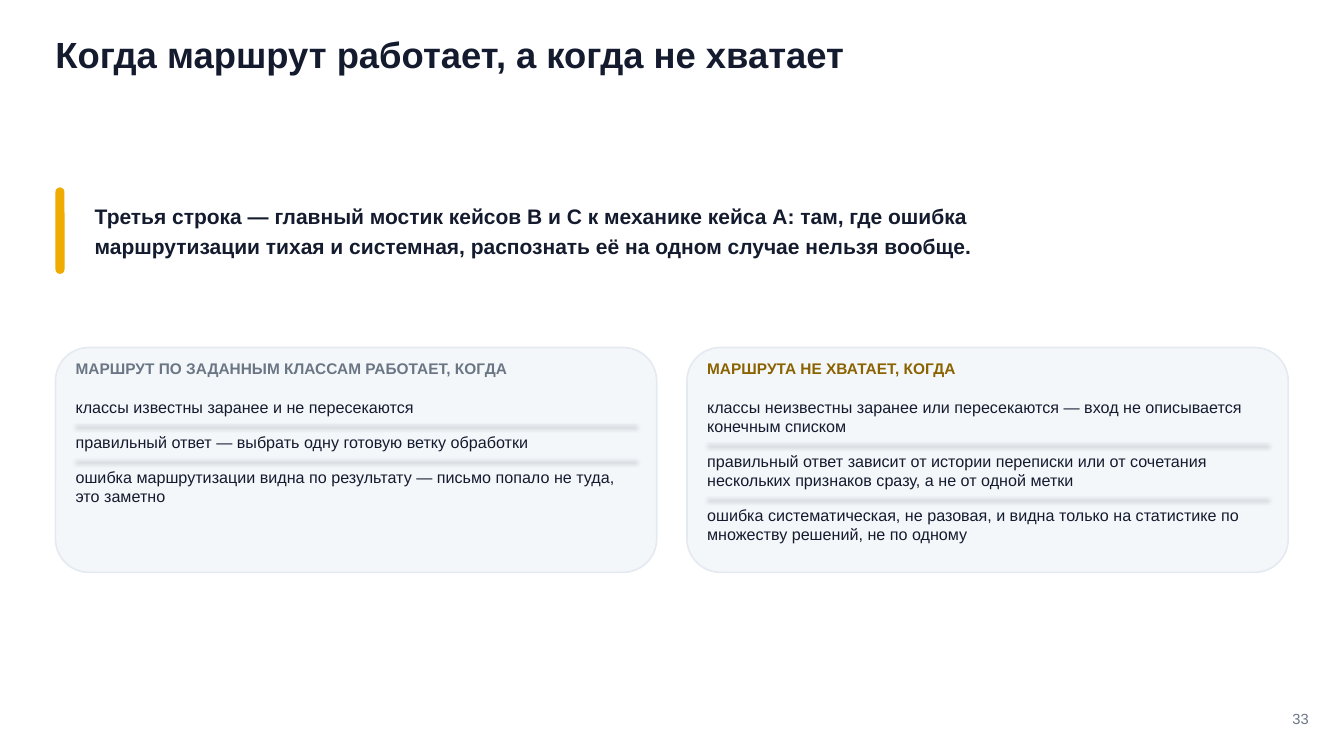
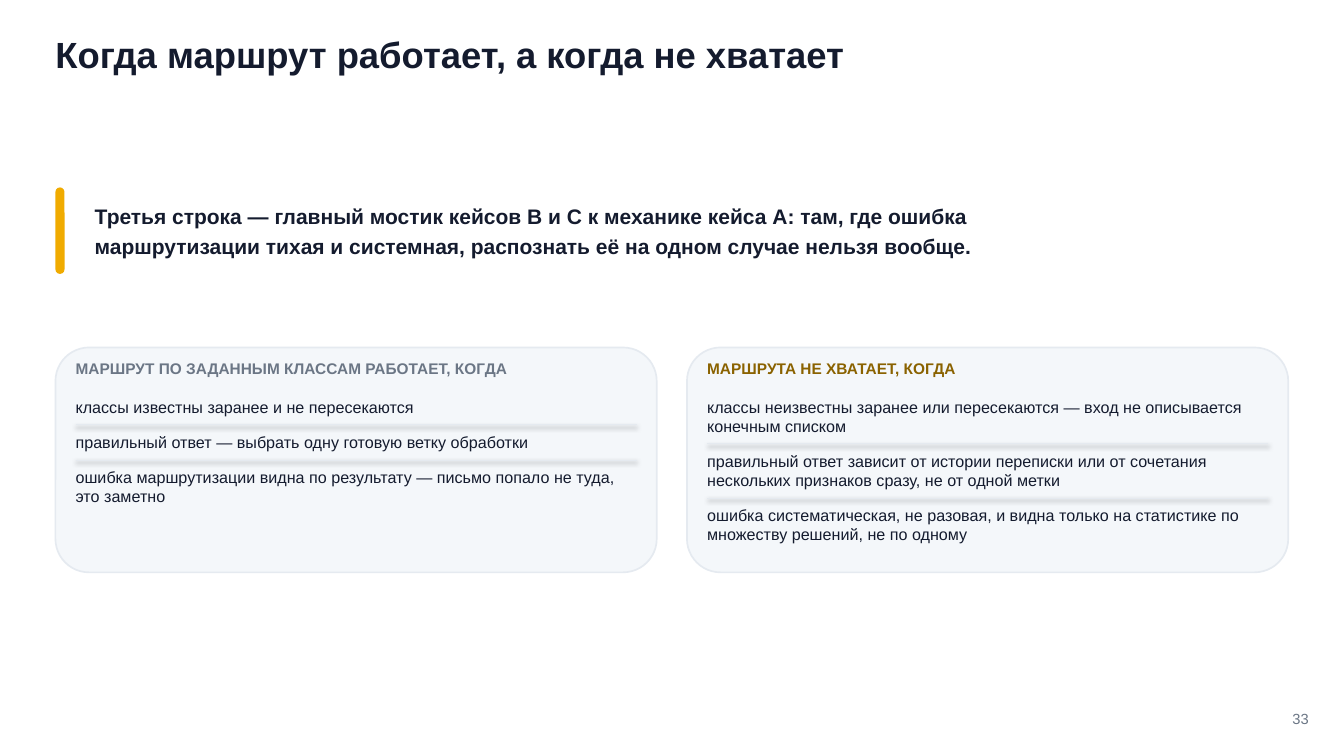
Before and after one commit to tellina-study/AI-usage-lessons, a slide deck: slide 33 of library/seminars/sem-07/rendered/sem-07.pptx. Drawn at 1344x756 pixels with LibreOffice and Linux fonts; fonts in the diff are those of the drawing. Boxes give left, top, right and bottom in pixels: in the first picture for what was removed or moved away, otherwise in the second. Text is boxed around its words. In the diff, an @@ line names an element or a change of style, - is before the commit and + after.

```diff
--- a/library/seminars/sem-07/rendered/sem-07.pptx
+++ b/library/seminars/sem-07/rendered/sem-07.pptx
@@ text at bbox=[707, 455, 1206, 490]: text changed @@
-правильный ответ зависит от истории переписки или от сочетания нескольких признаков сразу, а не от одной метки
+правильный ответ зависит от истории переписки или от сочетания нескольких признаков сразу, не от одной метки
```
Also in this commit, not shown: 11 other slides changed, 42 other files.
